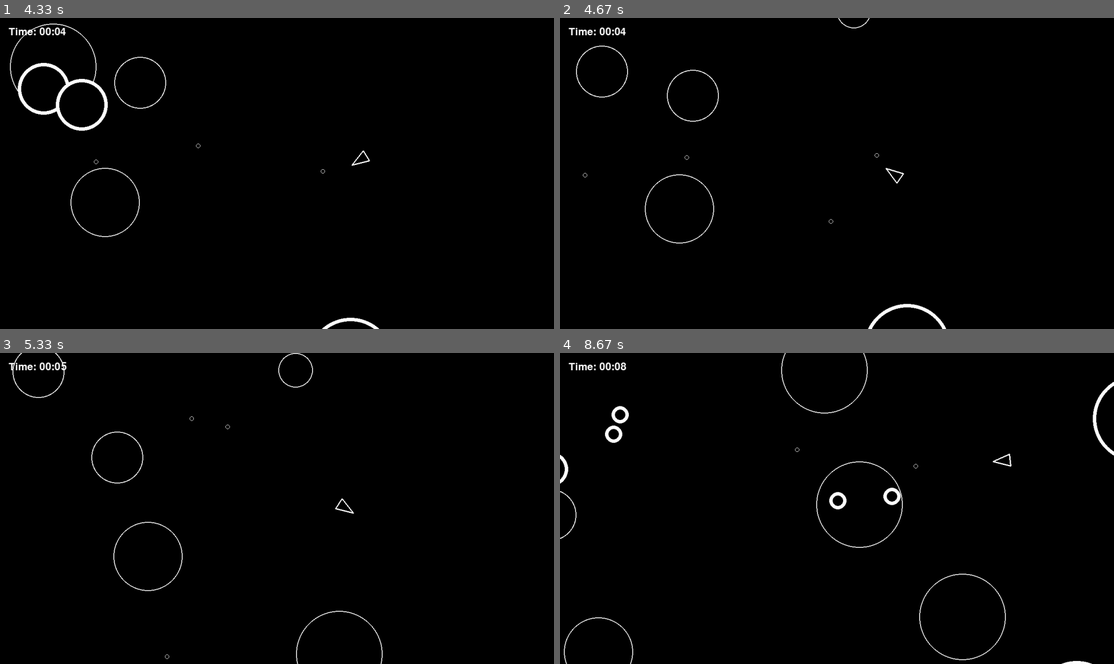
Above: before the commit, frames 1-4 (two rows, left to right).
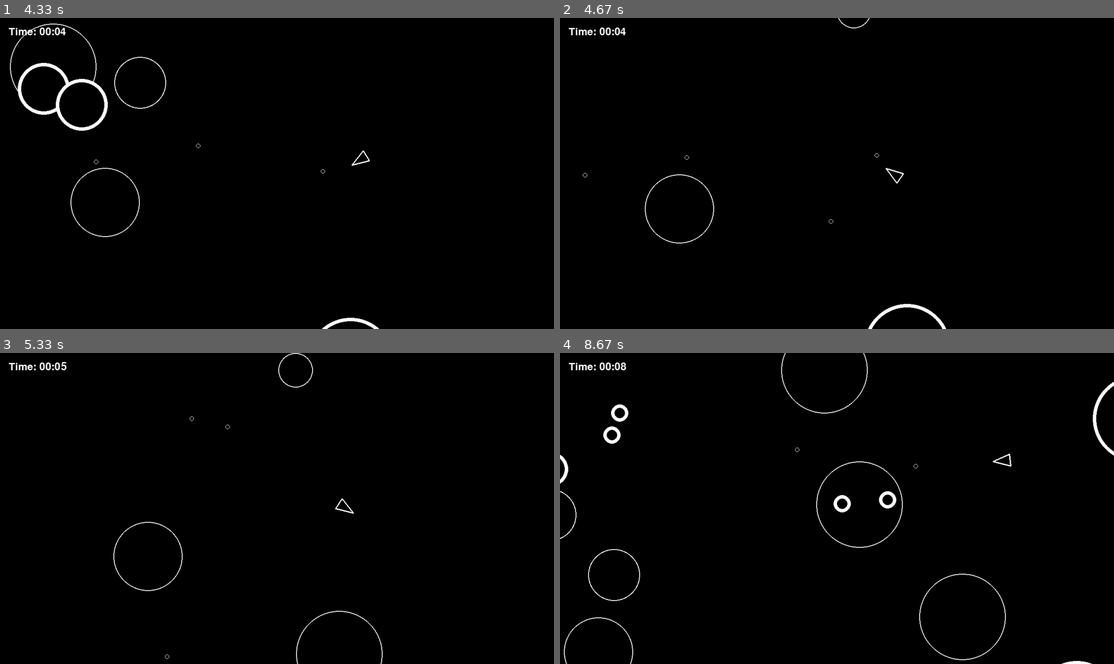
Above: after the commit, the same moments.

Repository: TobiasPartzsch/asteroids-game
Game: pygame game, started from main.py
The game is run twice, just before and just after one commit, with the same random seed, the same clock (stepped at 60 frames per second) and the same inputs.
Inputs (mouse positions are in pixels of both pictures, inside the frame that each line leads up to):
- Up to frame 1 (4.33 s): hold D 0.33-0.8 s; move the mouse to (254, 185) at 0.37 s; hold W 0.83-1.13 s; move the mouse to (454, 164) at 0.87 s; tap Space at 0.9, 1.23, 1.53, 1.73, 2.03, 2.3, 2.63, 2.93, 3.07, 3.47, 3.77, 4.13 s; hold D 1.17-1.63 s; move the mouse to (144, 176) at 1.2 s; hold A 1.67-2.2 s; move the mouse to (105, 126) at 1.7 s; hold S 2.23-2.53 s; move the mouse to (360, 64) at 2.27 s; hold A 2.57-2.97 s; move the mouse to (343, 201) at 2.6 s; hold W 3-3.37 s; move the mouse to (288, 67) at 3.03 s; hold D 3.4-4.03 s; move the mouse to (77, 164) at 3.43 s; hold S from 4.07 s (still down); move the mouse to (282, 204) at 4.1 s
- Up to frame 2 (4.67 s): release S at 4.43 s; hold A from 4.47 s (still down); move the mouse to (820, 120) at 4.5 s; tap Space at 4.53 s
- Up to frame 3 (5.33 s): tap Space at 4.83, 5.03 s; release A at 4.93 s; hold D from 4.97 s (still down); move the mouse to (421, 558) at 5 s
- Up to frame 4 (8.67 s): tap Space at 5.33, 5.53, 5.87, 6.17, 6.37, 6.67, 6.93, 7.6, 7.9, 8.03, 8.43 s; release D at 5.43 s; hold W 5.47-5.77 s; move the mouse to (748, 405) at 5.5 s; hold D 5.8-6.27 s; move the mouse to (981, 480) at 5.83 s; hold A 6.3-6.83 s; move the mouse to (626, 440) at 6.33 s; hold S 6.87-7.17 s; move the mouse to (1036, 483) at 6.9 s; click (665, 468) at 7.25 s; hold D 7.53-7.93 s; click (670, 402) at 7.62 s; hold W 7.97-8.33 s; click (704, 561) at 8.05 s; hold D from 8.37 s (still down); click (676, 489) at 8.45 s

Frame 1 is identical in both runs. In frame 2, 0.3% of the frame differs, in the area x 2-29%, y 8-34%; in frame 3, 0.2%; in frame 4, 0.6%, in the area x 5-62%, y 16-80%.

Commit message:
fix: found a fun little shadowing isssue through the unit tests

Diff:
--- a/src/asteroid_sprite.py
+++ b/src/asteroid_sprite.py
@@ -1,5 +1,5 @@
 import random
-from typing import Optional
+from typing import Optional, Protocol
 
 import pygame
 
@@ -7,6 +7,17 @@
 import settings.graphics as graphics
 from src.circleshape import CircleShape
 from src.physics import bounce_asteroids
+
+
+class AsteroidFactory(Protocol):
+    def __call__(
+        self,
+        position: pygame.Vector2,
+        radius: float,
+        *,
+        is_fragment: bool = False,
+        # **kwargs: dict[str, Any],
+    ) -> "Asteroid": ...
 
 
 class Asteroid(CircleShape):
@@ -106,11 +117,13 @@
     def kill(self):
         super().kill()
 
-    def split(self) -> None:
+    def split(self, asteroid_factory:Optional[AsteroidFactory]=None) -> None:
         """Split ourselves and create a number of new smaller asteroids moving in random (within limits) directions.
         The number of new asteroids and their directions (via a multiplier of our current velocity vector) is governed by constants.py.
         This asteroid gets killed.
         """
+        if asteroid_factory is None:
+            asteroid_factory = Asteroid  # Default to the real class
         self.kill()
 
         # don't split minimal asteroids
@@ -120,14 +133,13 @@
         angle = random.uniform(*asteroids.SPLIT_ANGLE)
         new_radius = self.radius - asteroids.MIN_RADIUS
 
+        original_velocity = self.velocity
         for direction in asteroids.SPLIT_DIRECTIONS:
-            a = Asteroid(self.position, new_radius, is_fragment=True)
+            a = asteroid_factory(self.position, new_radius, is_fragment=True)
 
-            # a.invulnerable_timer = asteroids.SPAWN_INVUL_TIME_IN_SEC  # Force fresh timer
-            a.velocity = self.velocity
-            a.velocity *= asteroids.SPLIT_SPEEDUP
+            a.invulnerable_timer = asteroids.SPAWN_INVUL_TIME_IN_SEC  # Force fresh timer
+            a.velocity = (original_velocity * asteroids.SPLIT_SPEEDUP).rotate(angle * direction)
             a.initial_speed = a.velocity.length()
-            a.velocity = a.velocity.rotate(angle * direction)
             a.fragmentation_counter = self.fragmentation_counter + 1
             a.border_color = self.border_color
             a.fill_color = self.fill_color
